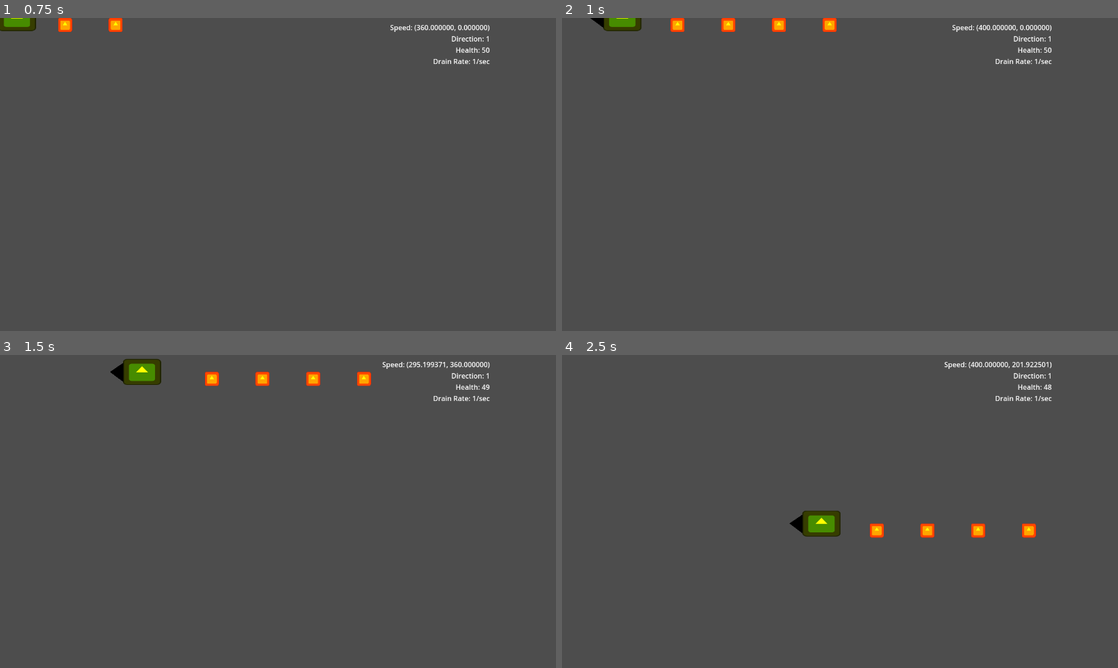
Above: before the commit, frames 1-4 (two rows, left to right).
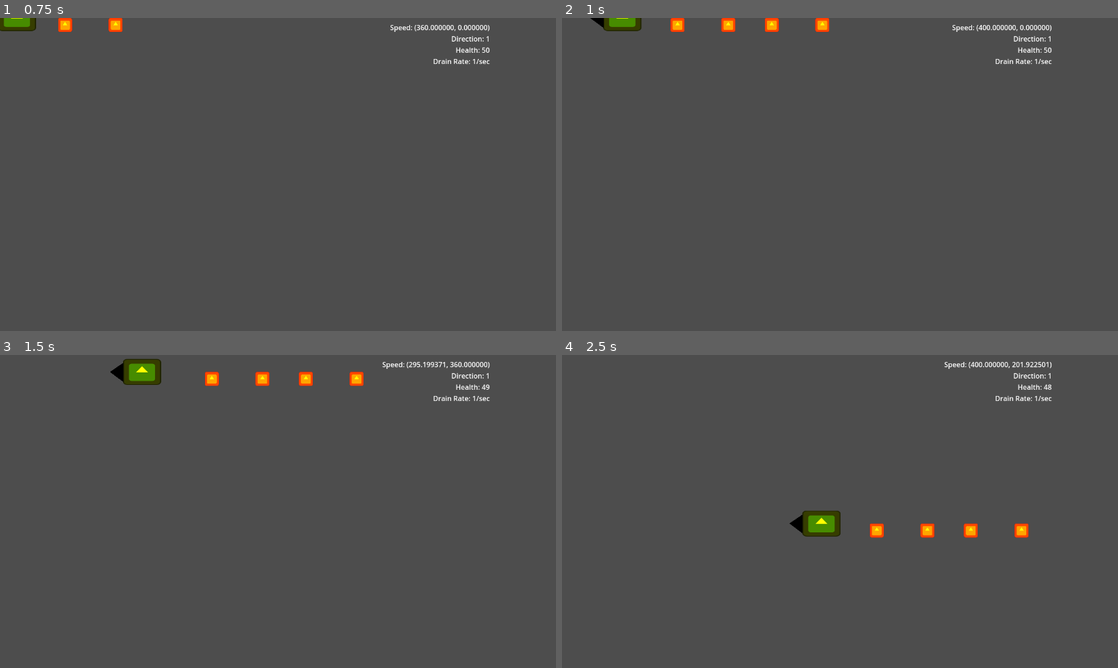
Above: after the commit, the same moments.

Repository: pkflunr/SGDA-EGD-Game-Jam-2023
Game: Godot game, scene res://Scenes/Player/player.tscn
Same seed, same stepped clock (60 frames per second), same inputs: the game is played once before the commit and once after it. The engine's default icon, where the game draws it, is replaced by a stand-in: a white triangle on a blue panel in a dark square.
Inputs:
- Up to frame 1 (0.75 s): tap Enter at 0.5 s; hold Right (player_right) from 0.53 s (still down); hold X (player_shoot) from 0.53 s (still down)
- Up to frame 2 (1 s): keep holding Right (player_right); keep holding X (player_shoot)
- Up to frame 3 (1.5 s): release Right (player_right) at 1.28 s; release X (player_shoot) at 1.28 s; hold Down (player_down) from 1.28 s (still down); tap X (player_shoot) at 1.35 s
- Up to frame 4 (2.5 s): release Down (player_down) at 2.03 s; hold Right (player_right) from 2.03 s (still down); hold X (player_shoot) from 2.03 s (still down)

Frame 1 is identical in both runs. In frame 2, 0.3% of the frame differs, in the area x 36-50%, y 0-5%; in frame 3, 0.3%; in frame 4, 0.3%, in the area x 72-86%, y 53-59%.
Error after the commit: Attempt to call function 'play' in base 'null instance' on a null instance. (res://Scenes/Objects/bullet.gd:16)

Commit message:
shooters -> guns to reduce confusion, also they get their own folder

Diff:
--- a/Scenes/Enemy/enemyShooter.tscn
+++ /dev/null
@@ -1,6 +0,0 @@
-[gd_scene load_steps=2 format=3 uid="uid://cnkq2y8y3mqvj"]
-
-[ext_resource type="Script" path="res://Scenes/Enemy/enemyShooter.gd" id="1_c3vpp"]
-
-[node name="enemyShooter" type="Node2D"]
-script = ExtResource("1_c3vpp")
--- /dev/null
+++ b/Scenes/Enemy/shooters/enemyBasicBullet.tscn
@@ -0,0 +1,52 @@
+[gd_scene load_steps=6 format=3 uid="uid://dktxx4o3n06xd"]
+
+[ext_resource type="Script" path="res://Scenes/Objects/bullet.gd" id="1_fsxdh"]
+[ext_resource type="Texture2D" uid="uid://cwjcqt5okg18t" path="res://Sprites/icon.svg" id="2_qo1nf"]
+
+[sub_resource type="RectangleShape2D" id="RectangleShape2D_yoe3d"]
+size = Vector2(32, 32)
+
+[sub_resource type="Animation" id="Animation_efpvq"]
+resource_name = "fade"
+length = 0.25
+step = 0.05
+tracks/0/type = "value"
+tracks/0/imported = false
+tracks/0/enabled = true
+tracks/0/path = NodePath("Sprite2D:modulate")
+tracks/0/interp = 1
+tracks/0/loop_wrap = true
+tracks/0/keys = {
+"times": PackedFloat32Array(0, 0.25),
+"transitions": PackedFloat32Array(1, 1),
+"update": 0,
+"values": [Color(8.88, 1.18, 0, 1), Color(8.87843, 1.18039, 0, 0)]
+}
+
+[sub_resource type="AnimationLibrary" id="AnimationLibrary_twdyv"]
+_data = {
+"fade": SubResource("Animation_efpvq")
+}
+
+[node name="Bullet" type="Area2D"]
+script = ExtResource("1_fsxdh")
+
+[node name="Sprite2D" type="Sprite2D" parent="."]
+modulate = Color(8.87843, 1.18039, 0, 0)
+scale = Vector2(0.25, 0.25)
+texture = ExtResource("2_qo1nf")
+
+[node name="CollisionShape2D" type="CollisionShape2D" parent="."]
+shape = SubResource("RectangleShape2D_yoe3d")
+
+[node name="Lifetime" type="Timer" parent="."]
+wait_time = 1.5
+one_shot = true
+
+[node name="AnimationPlayer" type="AnimationPlayer" parent="."]
+libraries = {
+"": SubResource("AnimationLibrary_twdyv")
+}
+
+[connection signal="body_entered" from="." to="." method="_on_body_entered"]
+[connection signal="timeout" from="Lifetime" to="." method="_on_lifetime_timeout"]
--- a/Scenes/Enemy/enemyShooter.gd
+++ b/Scenes/Enemy/shooters/enemyBasicGun.gd
@@ -11,12 +11,10 @@
 
 # Called every frame. 'delta' is the elapsed time since the previous frame.
 func _physics_process(delta):
-	if Input.is_action_pressed("player_shoot"):
-		fire()
+	pass
 
-func fire():
+func fire(direction : Vector2):
 	if(!cooldown_timer.time_left):
-		var direction = Vector2(get_parent().direction, 0)
 		var b = bullet.instantiate()
 		b.direction = direction
 		var b2 = Area2D.new()
--- /dev/null
+++ b/Scenes/Enemy/shooters/enemyBasicGun.tscn
@@ -0,0 +1,8 @@
+[gd_scene load_steps=2 format=3 uid="uid://rlxb11plpnme"]
+
+[ext_resource type="Script" path="res://Scenes/Enemy/shooters/enemyBasicGun.gd" id="1_uflly"]
+
+[node name="enemyShooter" type="Node2D"]
+script = ExtResource("1_uflly")
+
+[node name="Cooldown" type="Timer" parent="."]
--- a/Scenes/Objects/bullet.gd
+++ b/Scenes/Objects/bullet.gd
@@ -4,12 +4,16 @@
 @export var projectile_lifetime = 0.5
 @export var damage = 5
 var direction = Vector2(1, 0)
+var fading = false
 
 func _ready():
 	$Lifetime.wait_time = projectile_lifetime
 	$Lifetime.start()
 
 func _physics_process(delta):
+	if !fading and $Lifetime.time_left < 0.25 :
+		fading = true
+		$AnimationPlayer.play("fade")
 	position = position + speed * direction * delta
 
 func _on_lifetime_timeout():
